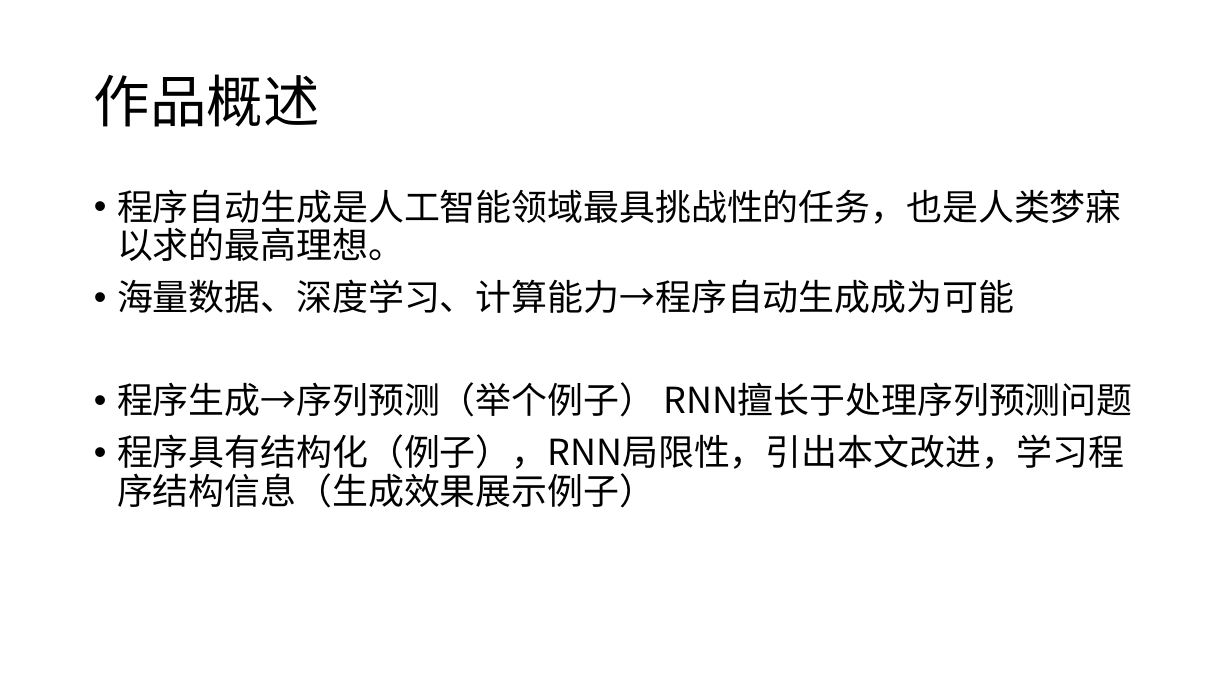
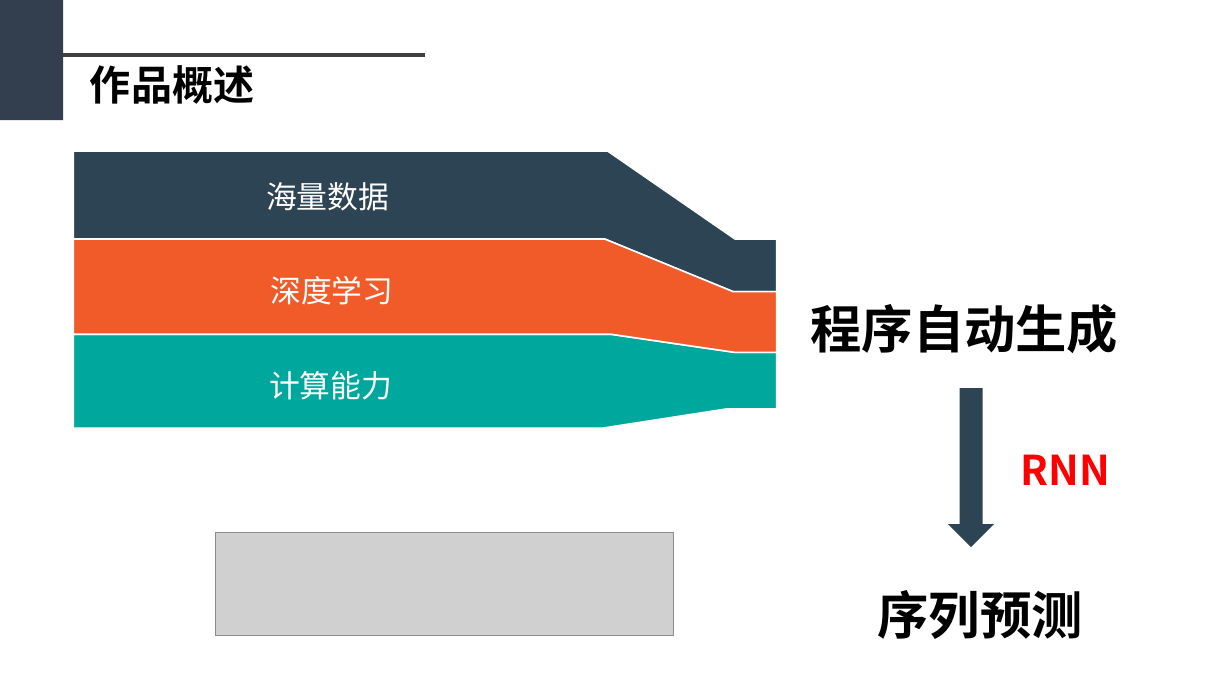
Before and after one commit to sfzhou5678/lstm, a slide deck: slide 4 of 毕业答辩.pptx (slide 3 before the commit). Drawn at 1232x693 pixels with LibreOffice and Linux fonts; fonts in the diff are those of the drawing; grey boxes stand for pictures. Boxes give left, top, right and bottom in pixels: in the first picture for what was removed or moved away, otherwise in the second. Text is boxed around its words. In the diff, an @@ line names an element or a change of style, - is before the commit and + after.

```diff
--- a/毕业答辩.pptx
+++ b/毕业答辩.pptx
@@ rectangle added at (x1=0, y1=0, x2=63, y2=120), fill #333F50 @@
@@ line added from (63, 55) to (425, 55), #404040 3 pt @@
@@ text "作品概述" moved from (x1=94, y1=74, x2=320, y2=127) to (x1=90, y1=65, x2=254, y2=104) @@
@@ text "作品概述" at (x1=90, y1=65, x2=254, y2=104): size 44 to 32 pt, bold on; line spacing 0.9 to 1; vertical alignment middle to top @@
@@ freeform shape added at (x1=73, y1=152, x2=776, y2=292), fill #2D4454, outline #FFFFFF 1.25 pt @@
@@ text removed at (x1=117, y1=189, x2=1132, y2=508) @@
-• 程序自动生成是人工智能领域最具挑战性的任务，也是人类梦寐以求的最高理想。
-• 海量数据、深度学习、计算能力→程序自动生成成为可能
-• 程序生成→序列预测（举个例子） RNN擅长于处理序列预测问题
-• 程序具有结构化（例子），RNN局限性，引出本文改进，学习程序结构信息（生成效果展示例子）
@@ text added at (x1=266, y1=182, x2=389, y2=211), 24 pt, text #FFFFFF @@
+海量数据
@@ freeform shape added at (x1=73, y1=239, x2=776, y2=353), fill #F15A29, outline #FFFFFF 1.25 pt @@
@@ text added at (x1=270, y1=276, x2=393, y2=305), 24 pt, text #FFFFFF @@
+深度学习
@@ text added at (x1=811, y1=304, x2=1119, y2=353), 40 pt, text #000000, bold @@
+程序自动生成
@@ freeform shape added at (x1=73, y1=335, x2=776, y2=429), fill #00A79D, outline #FFFFFF 1.25 pt @@
@@ text added at (x1=269, y1=371, x2=392, y2=400), 24 pt, text #FFFFFF @@
+计算能力
@@ right arrow added at (x1=948, y1=388, x2=994, y2=547), fill #2D4454 @@
@@ text added at (x1=1021, y1=454, x2=1111, y2=485), 32 pt, text #FF0000, bold @@
+RNN
@@ picture added at (x1=215, y1=532, x2=674, y2=636) @@
@@ text added at (x1=877, y1=590, x2=1082, y2=639), 40 pt, text #000000, bold @@
+序列预测
```
Also in this commit, not shown: 21 other slides changed, 12 slides added, 5 slides removed, 1 other file.
